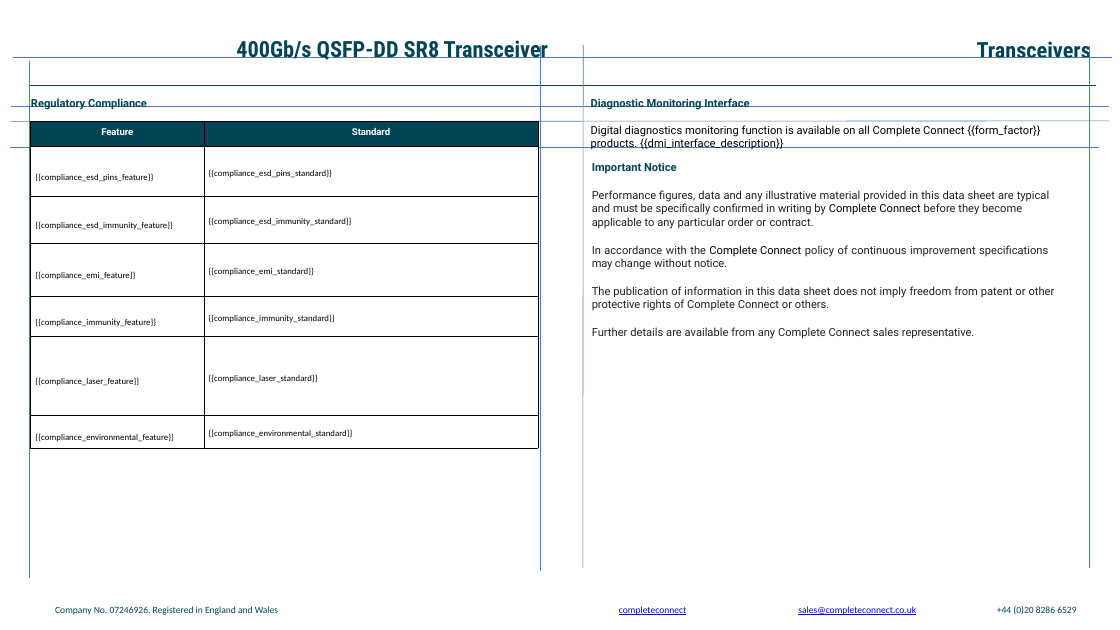
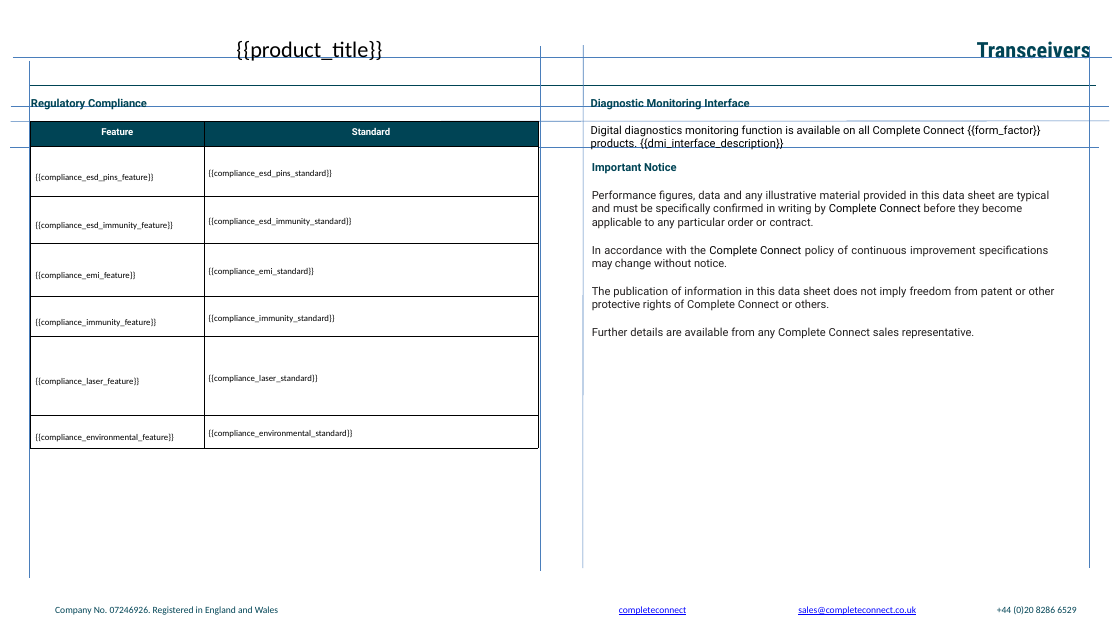
Before and after one commit to Sofiavenizelos/pptx-filler, a slide deck: slide 8 of template.pptx (slide 5 before the commit). Drawn at 1120x630 pixels with LibreOffice and Linux fonts; fonts in the diff are those of the drawing; background and template pictures are left out. Boxes give left, top, right and bottom in pixels: in the first picture for what was removed or moved away, otherwise in the second. Text is boxed around its words. In the diff, an @@ line names an element or a change of style, - is before the commit and + after.

```diff
--- a/template.pptx
+++ b/template.pptx
@@ text at (236, 41, 382, 61): text changed; font Roboto Condensed to Calibri; text colour #004455 to #000000; bold off @@
-400Gb/s QSFP-DD SR8 Transceiver
+{{product_title}}
```
Also in this commit, not shown: 3 other slides changed, 3 slides added, 1 other file.
